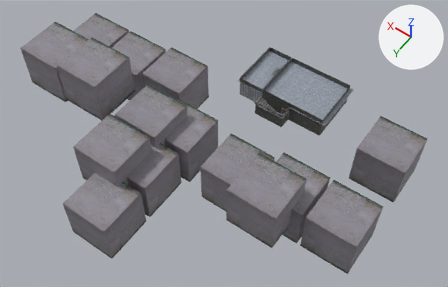
Before and after pictures for a commit that changed the glTF model Assets/Meshes/restaurant.glb.
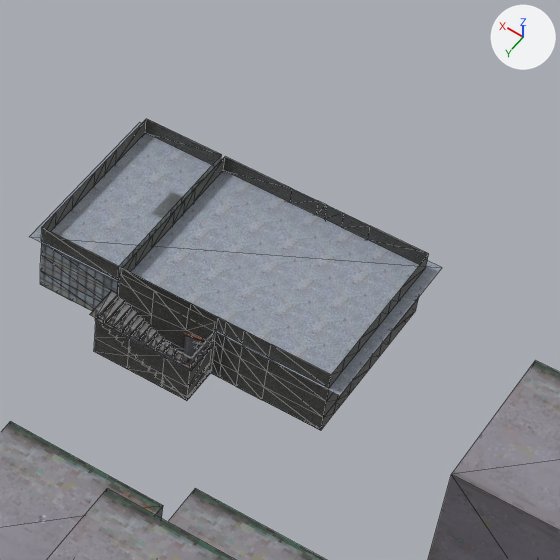
Each version appears first whole from a 50 mm camera at (-39.2, 68.4, 83.0) aimed at (-4.1, 19.3, 5.8), and next in a close-up on the part from 51% to 87% of the width and 5% to 60% of the height. Every picture has the same lights, and +X, +Y and +Z are marked at upper right. The close-ups show mesh edges as thin lines. Where no turn or scale is listed for an object, it has been applied to the vertices. Vertices at the same position are counted once.

The first close-up shows 'Ceiling', 'LevelGeo-col', 'railing', 'skyboxcube.006', 'skyboxcube.007', 'skyboxcube.013', 'skyboxcube.014'.
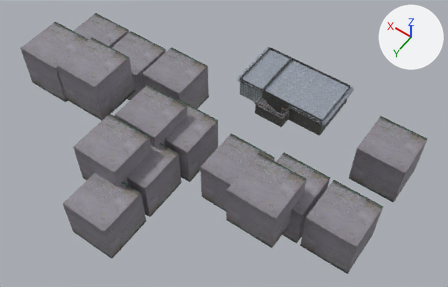
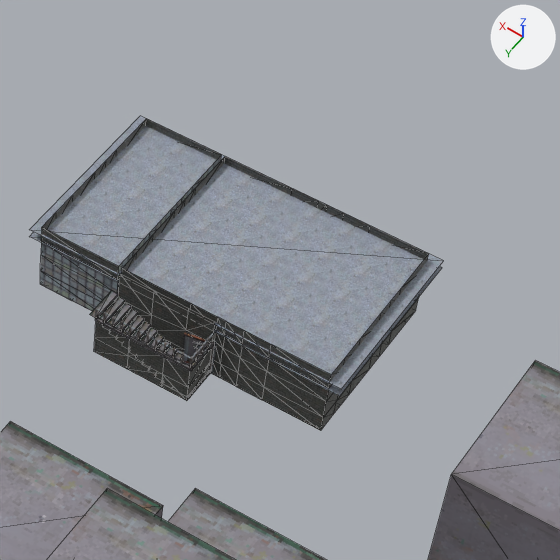
Diff of the bpy script that builds the scene:
```diff
--- a/Assets/Meshes/restaurant.glb.py
+++ b/Assets/Meshes/restaurant.glb.py
@@ me_plane_009 @@
 me_plane_009.from_pydata(...)  # 4 vertices, 2 faces; spans x -14.5..3.5, y -5.3..4.9, z 3.2
 # used by ob_ceiling; location = (0.0, 0.0, 0.0)
+# me_plane_009 part 1: the loose piece of 4 vertices spanning x -14.5..3.5, y -5.3..4.9, z 3.2 is copied, and the copy is moved by (0.0, 0.0, 0.5); it spans x -14.5..3.5, y -5.3..4.9, z 3.7
 me_plane_009.materials.append(mat_ceiling)
```

Boxes (x1, y1, x2, y2) around the edits, measured in the close-ups (560 x 560 px):
'Ceiling', reshaped
    before: (29, 123, 442, 396)
    after: (29, 116, 443, 396)
part 1 of me_plane_009, added
    after: (30, 116, 443, 389)
